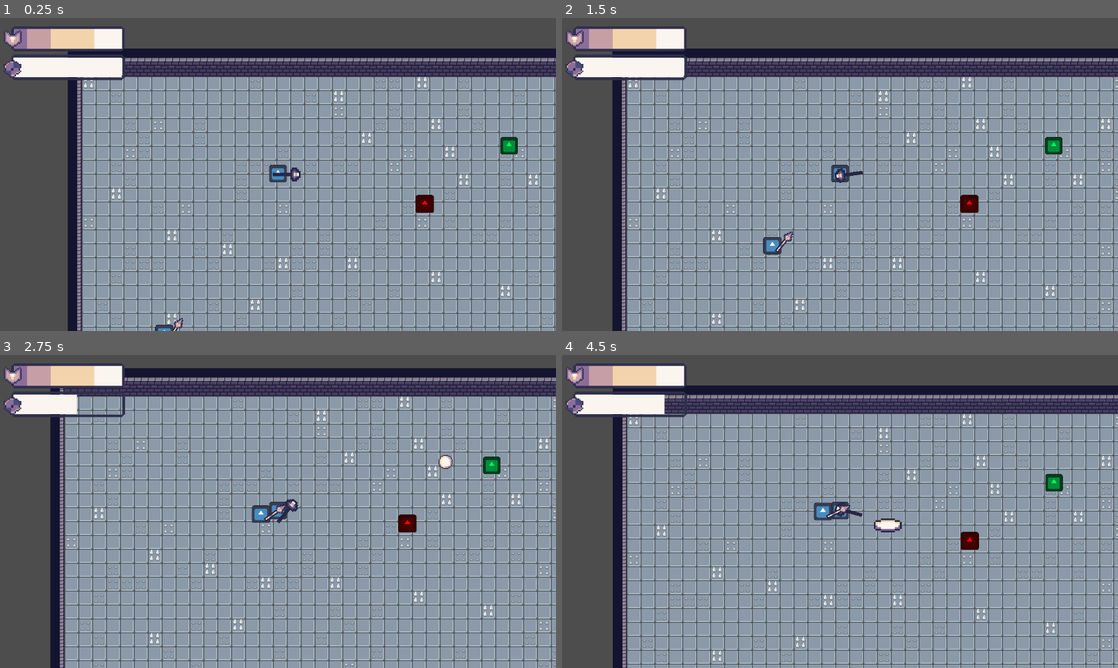
Above: before the commit, frames 1-4 (two rows, left to right).
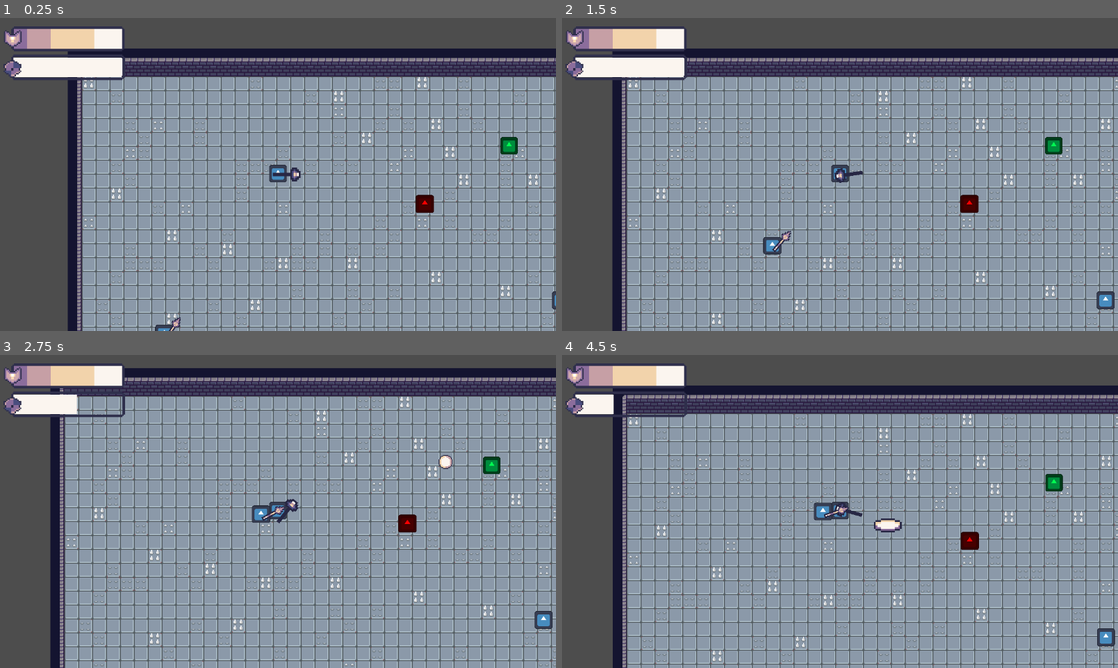
Above: after the commit, the same moments.

Repository: chabsseu/Stauffs-and-Magic
Game: Godot game, scene res://Scenes/Floors/test_world.tscn
Two runs of this game, one before a commit and one after it. Both use one fixed random seed, a clock stepped at 60 frames per second and the inputs below. The engine's default icon, where the game draws it, is replaced by a stand-in: a white triangle on a blue panel in a dark square.
Inputs (mouse positions are in pixels of both pictures, inside the frame that each line leads up to):
- Up to frame 1 (0.25 s): no input
- Up to frame 2 (1.5 s): move the mouse to (962, 158) at 0.52 s; tap A (A) at 0.6 s; tap D (D) at 0.8, 1.35 s; move the mouse to (728, 190) at 1.27 s
- Up to frame 3 (2.75 s): tap S (S) at 1.55, 2.1 s; move the mouse to (333, 442) at 2.02 s; tap W (W) at 2.3 s
- Up to frame 4 (4.5 s): move the mouse to (812, 574) at 2.77 s; tap W (W) at 2.85 s; click (812, 574) at 3.05 s; move the mouse to (1006, 558) at 3.52 s; click (1006, 558) at 3.6 s; tap A (A) at 3.8, 4.35 s; move the mouse to (673, 464) at 4.27 s

The runs differ from the first frame. In frame 1, 0.1% of the frame differs, in the area x 30-100%, y 87-100%; in frame 2, 0.3%; in frame 3, 0.3%; in frame 4, 0.8%, in the area x 9-100%, y 12-94%.

Commit message:
created a tank enemy that charges towards the player

Diff:
--- /dev/null
+++ b/Scenes/Enemies/sloth.tscn
@@ -0,0 +1,36 @@
+[gd_scene load_steps=6 format=3 uid="uid://hokg0gi8ti1u"]
+
+[ext_resource type="Script" uid="uid://dm7kv2pdnr7q5" path="res://Scripts/Enemies/sloth.gd" id="1_sm7oq"]
+[ext_resource type="Texture2D" uid="uid://ctgav05ifthty" path="res://icon.svg" id="1_y4kof"]
+[ext_resource type="PackedScene" uid="uid://djc871ia27m0" path="res://Scenes/UI/pop_up_daamge.tscn" id="2_ophrn"]
+
+[sub_resource type="RectangleShape2D" id="RectangleShape2D_sm7oq"]
+
+[sub_resource type="CircleShape2D" id="CircleShape2D_sm7oq"]
+radius = 274.5906
+
+[node name="sloth" type="CharacterBody2D" groups=["Enemy"]]
+script = ExtResource("1_sm7oq")
+max_health = 10
+damage_node = ExtResource("2_ophrn")
+charge_range = 500.0
+retreat_distance = 200.0
+
+[node name="Sprite2D" type="Sprite2D" parent="."]
+position = Vector2(-0.2500019, -0.25)
+scale = Vector2(0.16015628, 0.16015625)
+texture = ExtResource("1_y4kof")
+
+[node name="CollisionShape2D" type="CollisionShape2D" parent="."]
+shape = SubResource("RectangleShape2D_sm7oq")
+
+[node name="ChargeTimer" type="Timer" parent="."]
+one_shot = true
+
+[node name="DetectionArea" type="Area2D" parent="."]
+
+[node name="CollisionShape2D" type="CollisionShape2D" parent="DetectionArea"]
+shape = SubResource("CircleShape2D_sm7oq")
+
+[connection signal="timeout" from="ChargeTimer" to="." method="_on_charge_timer_timeout"]
+[connection signal="body_entered" from="DetectionArea" to="." method="_on_detection_area_body_entered"]
--- a/Scenes/Enemies/spear_guy.tscn
+++ b/Scenes/Enemies/spear_guy.tscn
@@ -27,7 +27,7 @@
 shape = SubResource("RectangleShape2D_1ky8i")
 
 [node name="Spear" parent="." instance=ExtResource("2_o0ygb")]
-position = Vector2(6, 7.0000005)
+position = Vector2(3, 6)
 
 [node name="AttackArea" type="Area2D" parent="."]
 
--- a/Scenes/Floors/medieval_dungeon.tscn
+++ b/Scenes/Floors/medieval_dungeon.tscn
@@ -1,9 +1,10 @@
-[gd_scene load_steps=8 format=3 uid="uid://cf8iw54sbdmlg"]
+[gd_scene load_steps=9 format=3 uid="uid://cf8iw54sbdmlg"]
 
 [ext_resource type="Texture2D" uid="uid://bo8l02hir4q3l" path="res://Assets/Tilemaps/Dungeon Tileset + Spikes.png" id="1_w7fks"]
 [ext_resource type="Texture2D" uid="uid://blw7wkta0c20d" path="res://Assets/Tilemaps/Tilemap.png" id="2_k0idu"]
 [ext_resource type="PackedScene" uid="uid://c2xkrph0al5nw" path="res://Scenes/Player/player.tscn" id="3_nn73a"]
 [ext_resource type="PackedScene" uid="uid://d1x60xga56cti" path="res://Scenes/UI/portal.tscn" id="4_nn73a"]
+[ext_resource type="PackedScene" uid="uid://hokg0gi8ti1u" path="res://Scenes/Enemies/sloth.tscn" id="5_77e4o"]
 
 [sub_resource type="TileSetAtlasSource" id="TileSetAtlasSource_bu4jl"]
 texture = ExtResource("1_w7fks")
@@ -238,3 +239,8 @@
 [node name="Portal3" parent="." node_paths=PackedStringArray("player_spawn") instance=ExtResource("4_nn73a")]
 position = Vector2(8853, -11539)
 player_spawn = NodePath("../PlayerSpawn")
+
+[node name="sloth" parent="." instance=ExtResource("5_77e4o")]
+position = Vector2(340, 504)
+charge_speed = 600.0
+charge_range = 300.0
--- a/Scenes/Floors/test_world.tscn
+++ b/Scenes/Floors/test_world.tscn
@@ -1,10 +1,11 @@
-[gd_scene load_steps=8 format=3 uid="uid://bbi45qtvmlmyl"]
+[gd_scene load_steps=9 format=3 uid="uid://bbi45qtvmlmyl"]
 
 [ext_resource type="Texture2D" uid="uid://bo8l02hir4q3l" path="res://Assets/Tilemaps/Dungeon Tileset + Spikes.png" id="1_3sc00"]
 [ext_resource type="PackedScene" uid="uid://c2xkrph0al5nw" path="res://Scenes/Player/player.tscn" id="2_2yfla"]
 [ext_resource type="PackedScene" uid="uid://chd3yj7pkdiu2" path="res://Scenes/Enemies/test_enemy.tscn" id="3_xaljv"]
 [ext_resource type="PackedScene" uid="uid://cb0kyqifl5o74" path="res://Scenes/Enemies/slime.tscn" id="4_ek63m"]
 [ext_resource type="PackedScene" uid="uid://ixiakydo7vts" path="res://Scenes/Enemies/spear_guy.tscn" id="5_cexxt"]
+[ext_resource type="PackedScene" uid="uid://hokg0gi8ti1u" path="res://Scenes/Enemies/sloth.tscn" id="6_ruqt4"]
 
 [sub_resource type="TileSetAtlasSource" id="TileSetAtlasSource_2yfla"]
 texture = ExtResource("1_3sc00")
@@ -173,3 +174,9 @@
 
 [node name="spear_guy" parent="." instance=ExtResource("5_cexxt")]
 position = Vector2(81, 331)
+
+[node name="sloth" parent="." instance=ExtResource("6_ruqt4")]
+position = Vector2(552, 274)
+charge_speed = 500.0
+windup_time = 1.0
+min_attack_distance = 25.0
--- /dev/null
+++ b/Scripts/Enemies/sloth.gd
@@ -0,0 +1,137 @@
+extends CharacterBody2D
+
+@export var max_health: int
+@export var damage_node: PackedScene
+@export var normal_speed: float = 100.0
+@export var charge_speed: float = 400.0
+@export var charge_range: float = 200.0
+@export var charge_duration: float = 1.0  # Max time to charge before stopping
+@export var windup_time: float = 0.4
+@export var show_trajectory: bool = true  # Toggle trajectory visualization
+@export var trajectory_color: Color = Color(1, 0, 0, 0.5)  # Red with transparency
+@export var min_attack_distance: float = 50.0  # Stop charging this close to player
+@export var retreat_distance: float = 250.0  # Retreat to this distance after charge
+
+enum State { IDLE, WINDUP, CHARGING, RETREATING, COOLDOWN }
+
+var current_health = max_health
+var player: Node2D = null
+var state = State.IDLE
+var charge_direction: Vector2 = Vector2.ZERO  # Lock direction when charging
+var charge_start_pos: Vector2 = Vector2.ZERO  # Track where charge started
+
+@onready var charge_timer = $ChargeTimer
+
+func _ready():
+	current_health = max_health
+	set_process(true)
+
+func _draw():
+	if not show_trajectory:
+		return
+
+	# Only show trajectory during windup (before charging)
+	if state == State.WINDUP and charge_direction != Vector2.ZERO:
+		var charge_distance = charge_speed * charge_duration
+		var end_point = charge_direction * charge_distance
+
+		# Draw single thick line
+		draw_line(Vector2.ZERO, end_point, trajectory_color, 5.0)
+
+func _physics_process(delta: float) -> void:
+	if player == null:
+		return
+
+	var distance_to_player = global_position.distance_to(player.global_position)
+
+	# Request redraw each frame to update trajectory
+	queue_redraw()
+
+	match state:
+		State.IDLE:
+			move_toward_player()
+			if distance_to_player <= charge_range:
+				start_charge()
+
+		State.WINDUP:
+			# Stay still during windup, show trajectory
+			velocity = Vector2.ZERO
+			move_and_slide()
+
+		State.CHARGING:
+			charge_at_player()
+			# Stop charging if hit player, hit anything, traveled too far, or timer expires
+			if distance_to_player <= min_attack_distance:
+				end_charge()
+			elif global_position.distance_to(charge_start_pos) >= charge_speed * charge_duration:
+				end_charge()
+			# Check if collided with anything during charge
+			elif get_slide_collision_count() > 0:
+				end_charge()
+
+		State.RETREATING:
+			retreat_from_player()
+			if distance_to_player >= retreat_distance:
+				state = State.COOLDOWN
+				charge_timer.start(0.5)  # Brief cooldown before next attack
+
+		State.COOLDOWN:
+			velocity = Vector2.ZERO
+			move_and_slide()
+
+func move_toward_player():
+	var dir := (player.global_position - global_position).normalized()
+	velocity = dir * normal_speed
+	move_and_slide()
+
+func charge_at_player():
+	# Use locked direction instead of tracking player
+	velocity = charge_direction * charge_speed
+	move_and_slide()
+
+func retreat_from_player():
+	var dir := (global_position - player.global_position).normalized()
+	velocity = dir * normal_speed * 1.2  # Slightly faster retreat
+	move_and_slide()
+
+func start_charge():
+	# Lock the charge direction at the moment of charging
+	charge_direction = (player.global_position - global_position).normalized()
+	charge_start_pos = global_position  # Remember where we started
+	state = State.WINDUP  # Start with windup state
+	charge_timer.start(windup_time)
+	queue_redraw()  # Show trajectory visualization
+
+func end_charge():
+	state = State.RETREATING
+	queue_redraw()  # Clear trajectory
+
+func _on_charge_timer_timeout() -> void:
+	if state == State.WINDUP:
+		# Windup finished, start actual charge
+		state = State.CHARGING
+		queue_redraw()  # Hide trajectory
+	elif state == State.COOLDOWN:
+		state = State.IDLE
+
+func _on_detection_area_body_entered(body: Node2D) -> void:
+	if body.is_in_group("Player"):
+		player = body
+
+func take_damage(amount: int) -> void:
+	if damage_node != null:
+		var damage = damage_node.instantiate()
+		var label = damage.get_node_or_null("Label")
+		if label:
+			label.text = str(amount)
+		damage.global_position = global_position
+		get_parent().add_child(damage)
+
+	current_health -= amount
+	print("Enemy Health: %d" % current_health)
+
+	if current_health <= 0:
+		die()
+
+func die() -> void:
+	queue_free()
--- a/Scripts/Enemies/spear_guy.gd
+++ b/Scripts/Enemies/spear_guy.gd
@@ -55,7 +55,7 @@
 	await animation_player.animation_finished
 
 	attacking = false
-	attack_cooldown.start(2.5)  # cooldown after attack
+	attack_cooldown.start(2.0)  # cooldown after attack
 
 func take_damage(amount: int) -> void:
 	if damage_node != null:
Not shown, added: Scripts/Enemies/sloth.gd.uid
